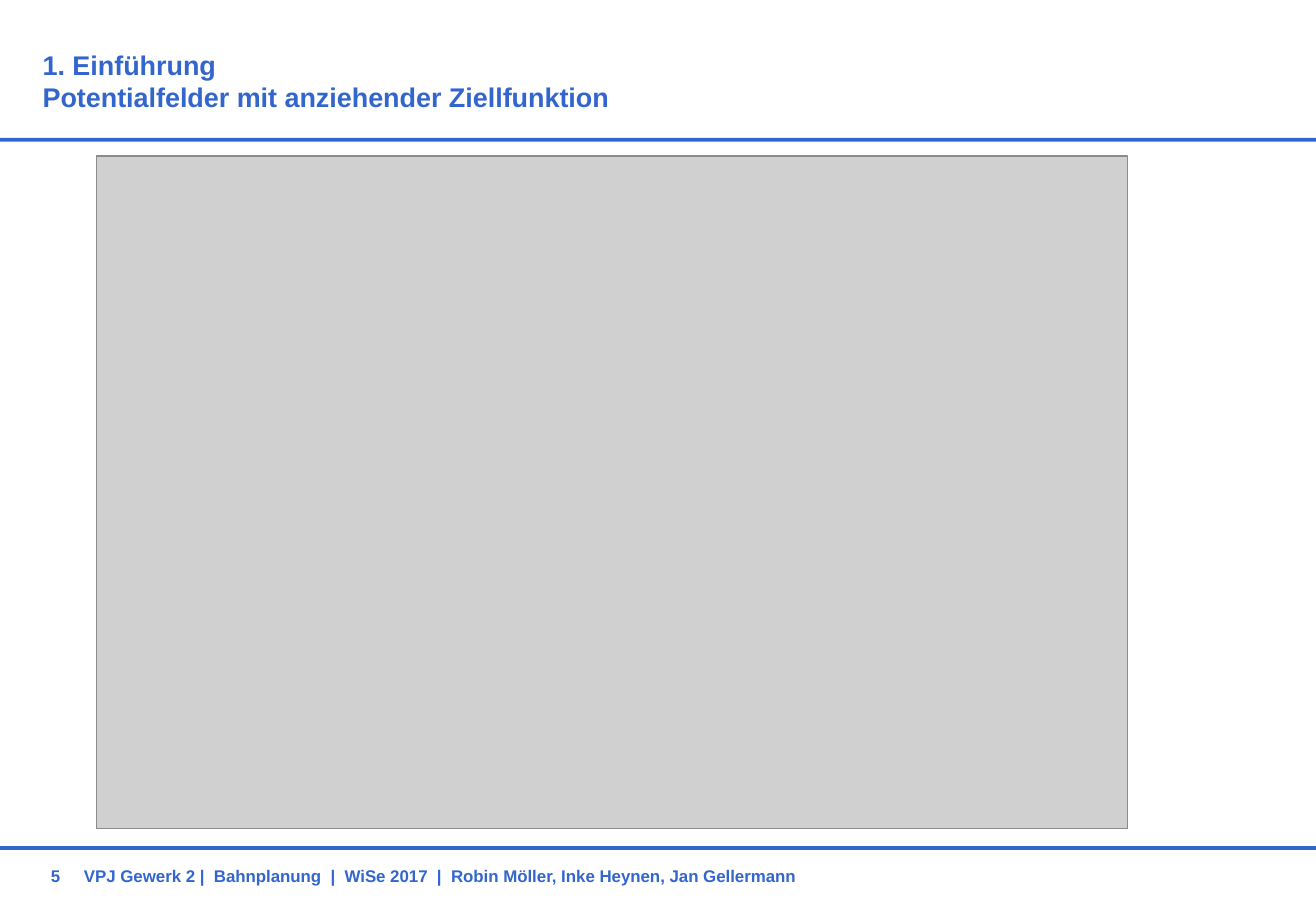
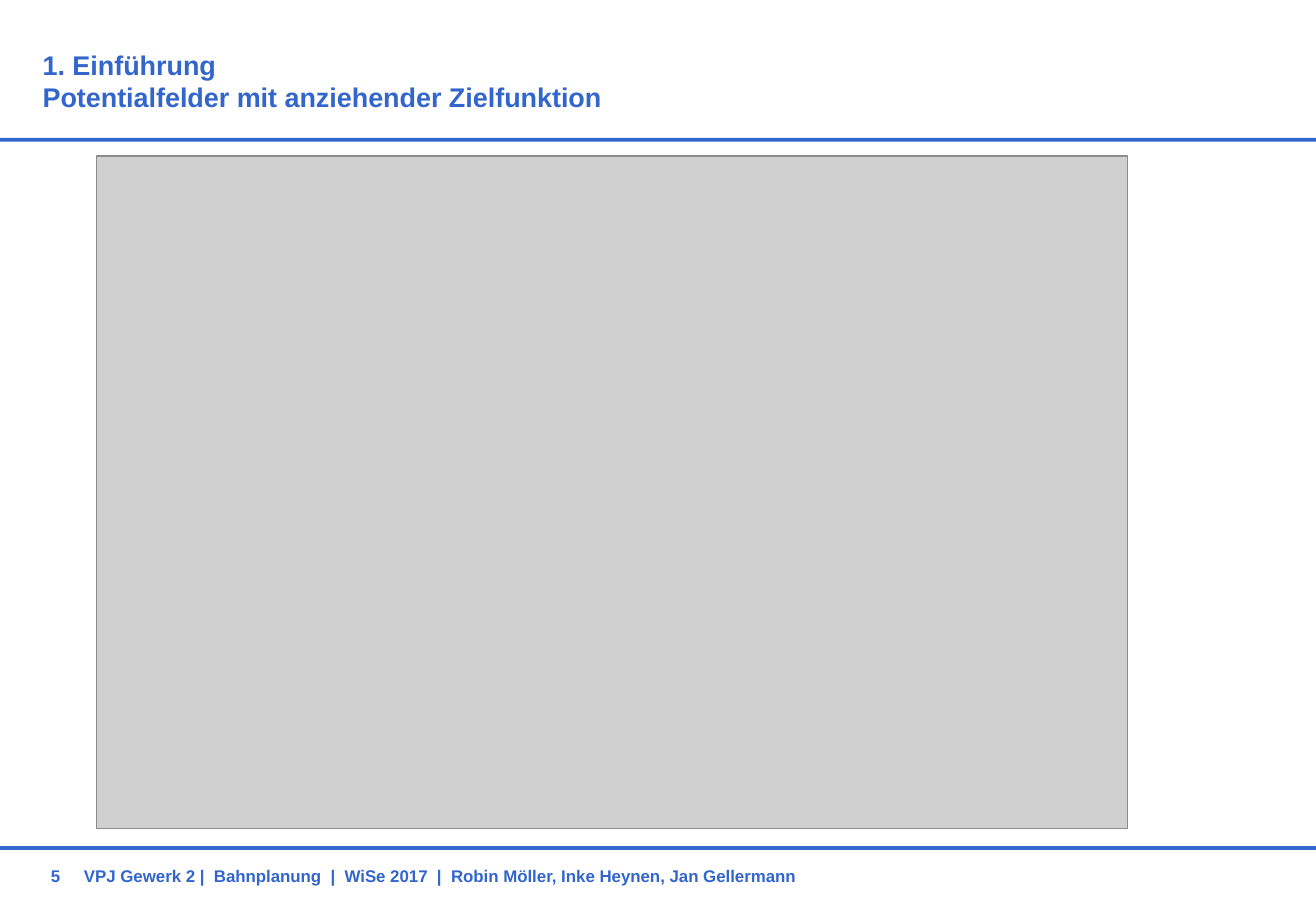
Before and after one commit to RobinMoeller/VPJ-Gewerk-2, a slide deck: slide 5 of Präsi_Konzept.pptx. Drawn at 1316x911 pixels with LibreOffice and Linux fonts; fonts in the diff are those of the drawing; grey boxes stand for pictures; background and template pictures are left out. Boxes give left, top, right and bottom in pixels: in the first picture for what was removed or moved away, otherwise in the second. Text is boxed around its words. In the diff, an @@ line names an element or a change of style, - is before the commit and + after.

```diff
--- a/Präsi_Konzept.pptx
+++ b/Präsi_Konzept.pptx
@@ title at (43, 55, 601, 108): text changed @@
-1. Einführung
-Potentialfelder mit anziehender Ziellfunktion
+1. Einführung
+Potentialfelder mit anziehender Zielfunktion
```
Also in this commit, not shown: 5 other slides changed, 1 slide added.
